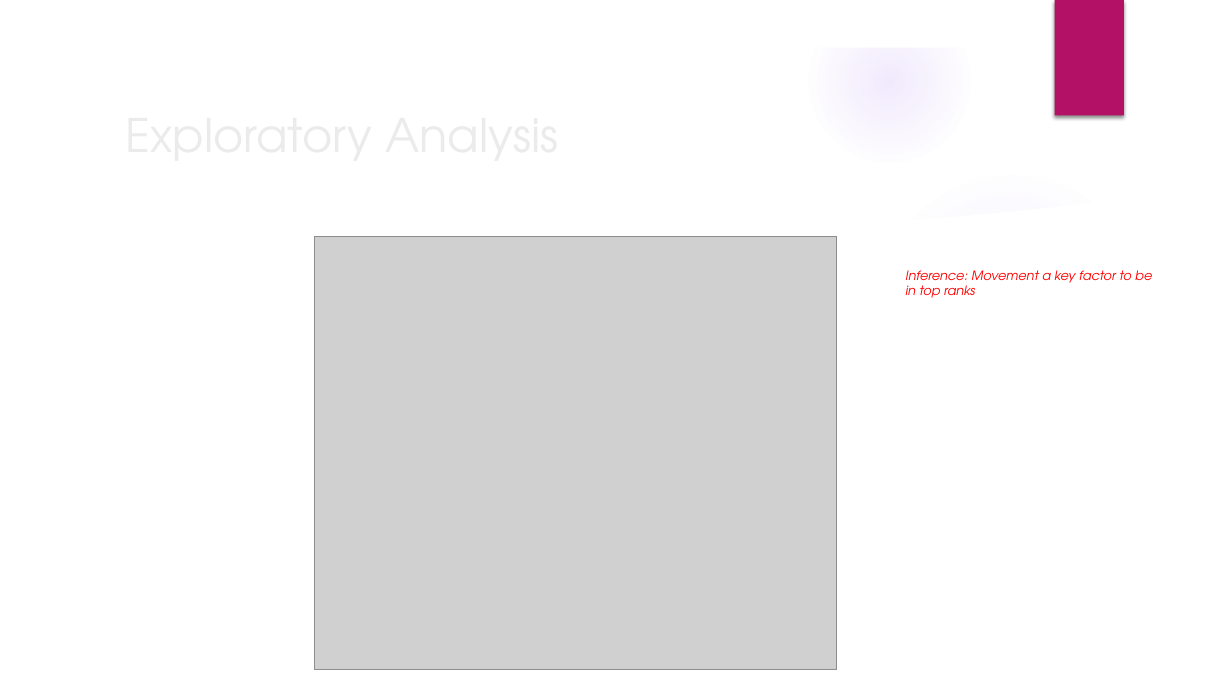
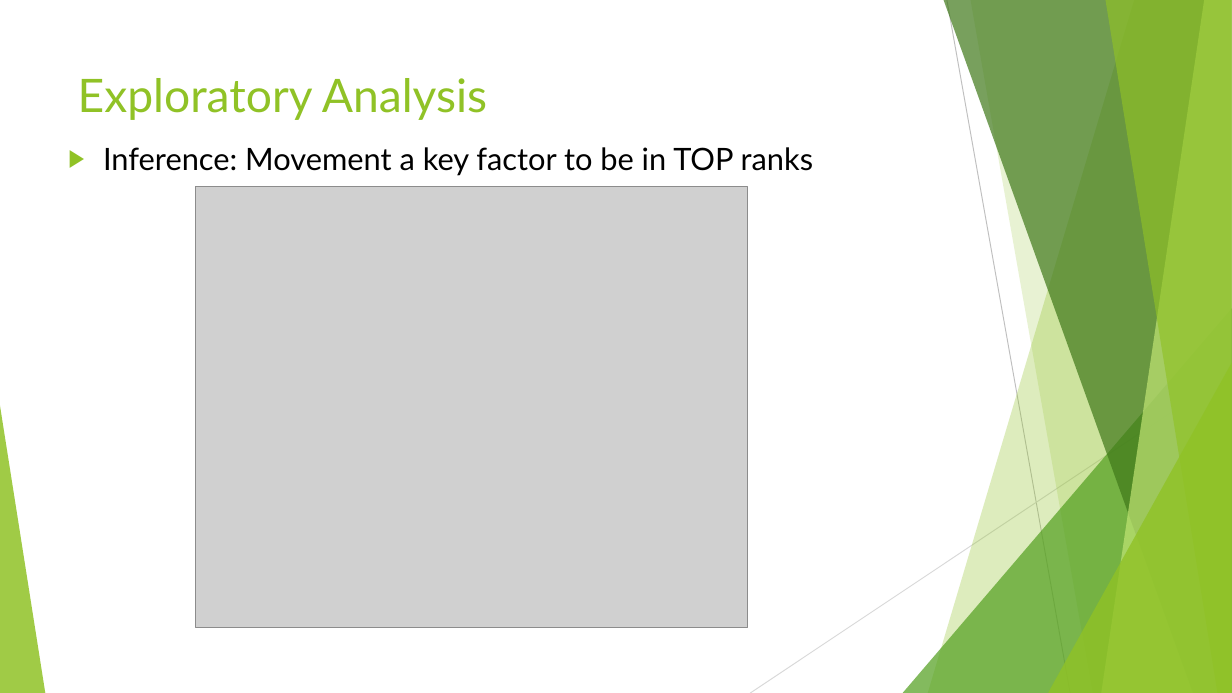
Before and after one commit to sharax/ECE_143_Group_11, a slide deck: slide 7 of ECE_143.pptx (slide 6 before the commit). Drawn at 1232x693 pixels with LibreOffice and Linux fonts; fonts in the diff are those of the drawing; grey boxes stand for pictures; background and template pictures are left out. Boxes give left, top, right and bottom in pixels: in the first picture for what was removed or moved away, otherwise in the second. Text is boxed around its words. In the diff, an @@ line names an element or a change of style, - is before the commit and + after.

```diff
--- a/ECE_143.pptx
+++ b/ECE_143.pptx
@@ group removed at (x1=0, y1=0, x2=1232, y2=693): 5 ellipses, 3 freeform shapes @@
@@ rectangle removed at (x1=1055, y1=0, x2=1124, y2=116) @@
@@ title "Exploratory Analysis" moved from (x1=116, y1=98, x2=1002, y2=169) to (x1=78, y1=78, x2=487, y2=120) @@
@@ title "Exploratory Analysis" at (x1=78, y1=78, x2=487, y2=120): font TeX Gyre Adventor to Lato, text colour #EBEBEB to #90C226; vertical alignment middle to top @@
@@ text at (x1=103, y1=147, x2=813, y2=176): text changed; size 10 to 24 pt; font TeX Gyre Adventor to Lato; text colour #FF0000 to #000000; italic off @@
-Inference: Movement a key factor to be in top ranks
+▶ Inference: Movement a key factor to be in TOP ranks
@@ picture resized from (x1=314, y1=237, x2=836, y2=669) to (x1=196, y1=187, x2=748, y2=628) @@
@@ group added at (x1=0, y1=0, x2=1232, y2=693): 5 freeform shapes, 3 triangles, 2 lines @@
```
Also in this commit, not shown: 11 other slides changed, 6 slides added, 7 slides removed.
